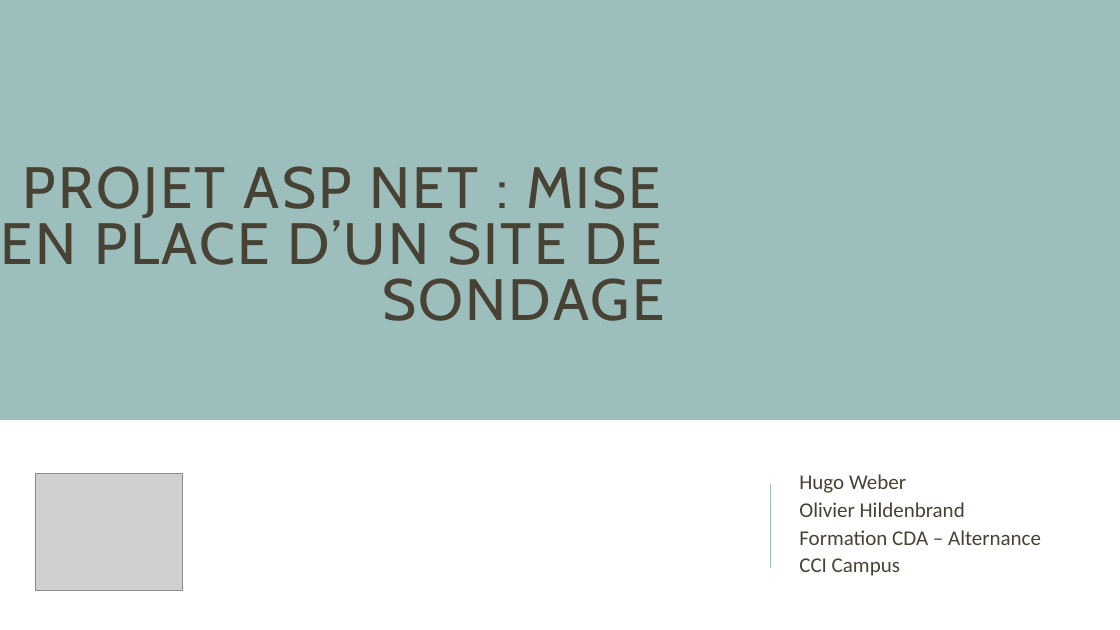
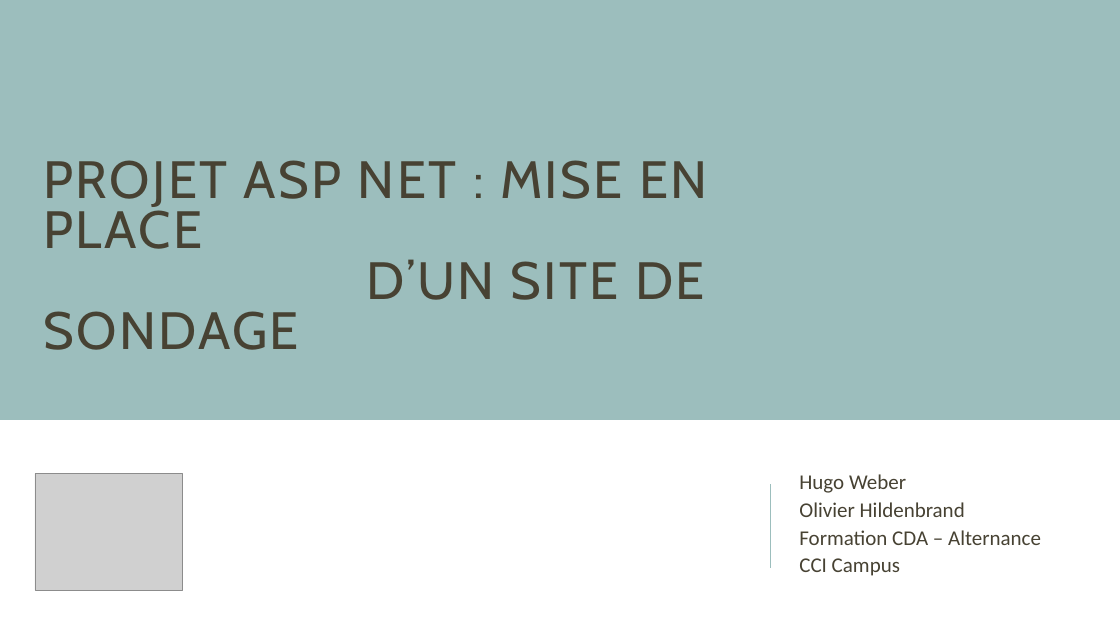
Before and after one commit to OlivierHILDENBRAND/Sondage_Project, a slide deck: slide 1 of Divers/Weber_Hugo_Olivier_CDA_Projet_Sondage.pptx. Drawn at 1120x630 pixels with LibreOffice and Linux fonts; fonts in the diff are those of the drawing; grey boxes stand for pictures. Boxes give left, top, right and bottom in pixels: in the first picture for what was removed or moved away, otherwise in the second. Text is boxed around its words. In the diff, an @@ line names an element or a change of style, - is before the commit and + after.

```diff
--- a/Divers/Weber_Hugo_Olivier_CDA_Projet_Sondage.pptx
+++ b/Divers/Weber_Hugo_Olivier_CDA_Projet_Sondage.pptx
@@ title "PROJET ASP NET : MISE ...": place and size @@
-title "PROJET ASP NET : MISE ..." at bbox=[1, 166, 664, 321]
+title "PROJET ASP NET : MISE ..." at bbox=[43, 160, 707, 350]
@@ title "PROJET ASP NET : MISE ..." at bbox=[43, 160, 707, 350]: size 50 to 45 pt; alignment right to left @@
```
Also in this commit, not shown: 9 other slides changed.
